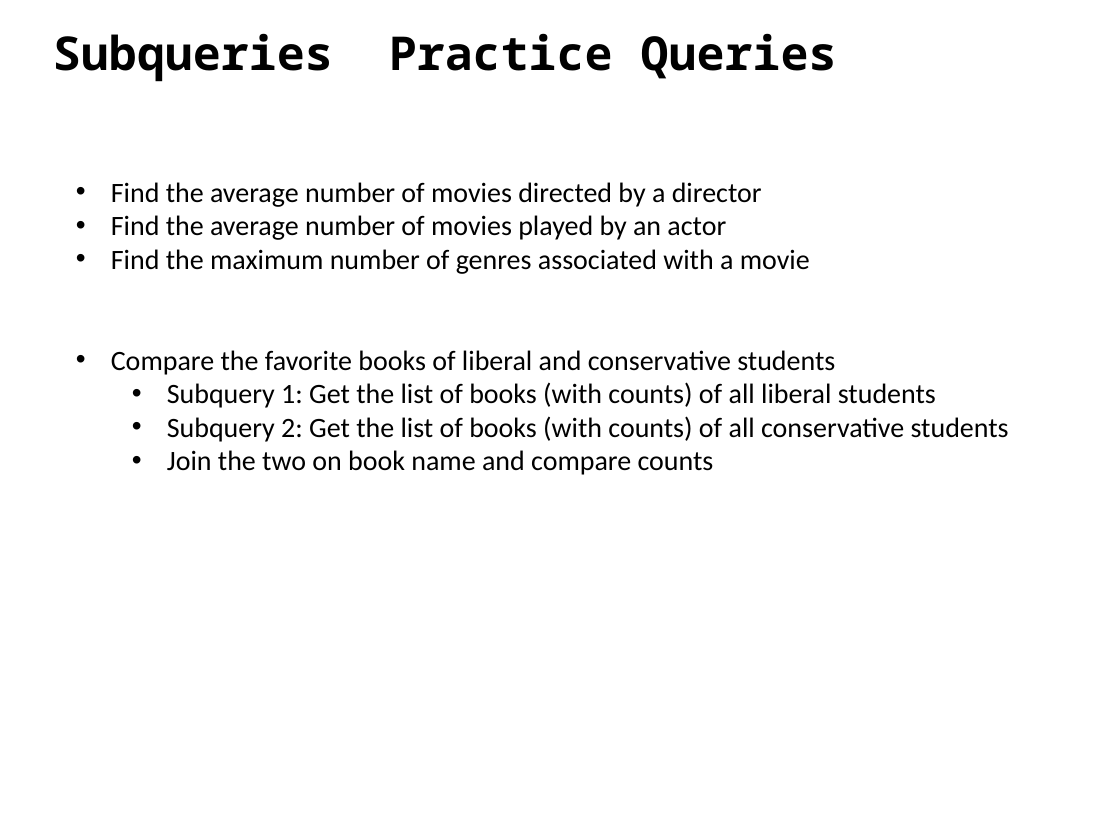
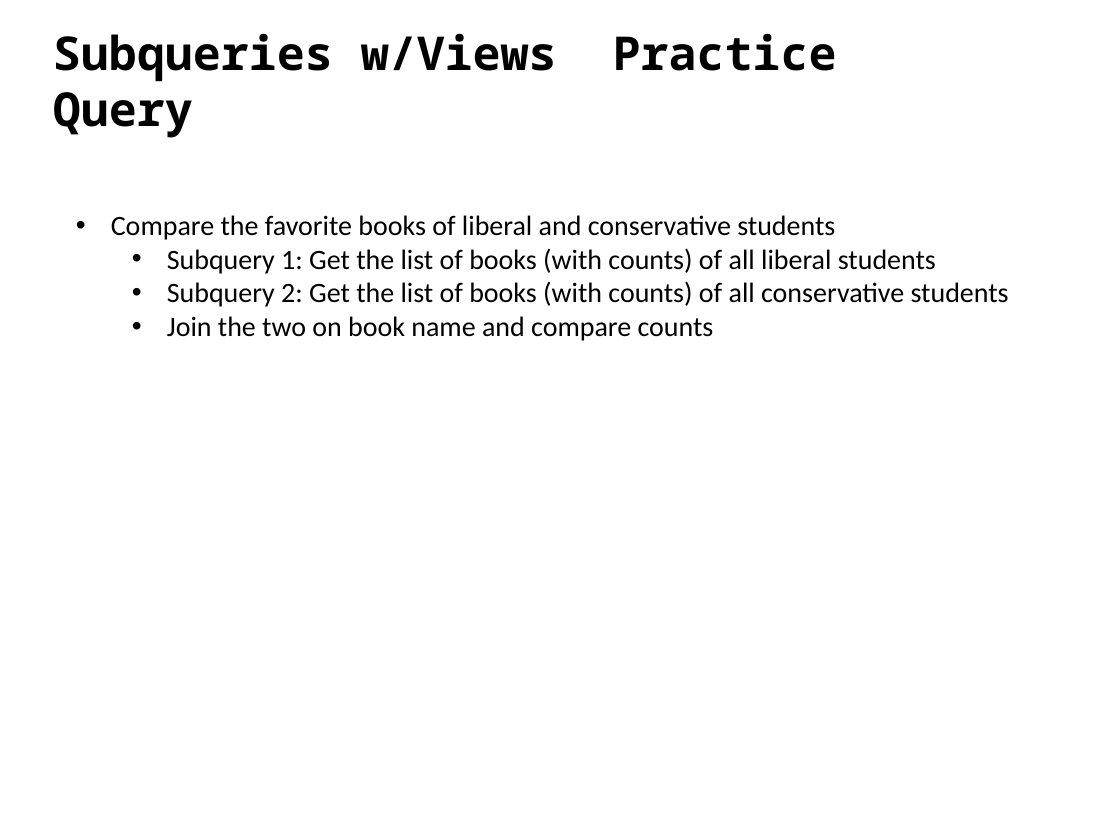
Before and after one commit to ipeirotis/dealing_with_data, a slide deck: slide 53 of 3-SQL/C-SQL.pptx (slide 50 before the commit). Drawn at 1120x840 pixels with LibreOffice and Linux fonts; fonts in the diff are those of the drawing. Boxes give left, top, right and bottom in pixels: in the first picture for what was removed or moved away, otherwise in the second. Text is boxed around its words. In the diff, an @@ line names an element or a change of style, - is before the commit and + after.

```diff
--- a/3-SQL/C-SQL.pptx
+++ b/3-SQL/C-SQL.pptx
@@ text at (x1=53, y1=33, x2=837, y2=82): text changed @@
-Subqueries Practice Queries
+Subqueries w/Views Practice Query
@@ text at (x1=111, y1=182, x2=810, y2=274): paragraphs removed @@
-• Find the average number of movies directed by a director
-• Find the average number of movies played by an actor
-• Find the maximum number of genres associated with a movie
```
Also in this commit, not shown: 5 other slides changed, 3 slides added, 1 other file.
